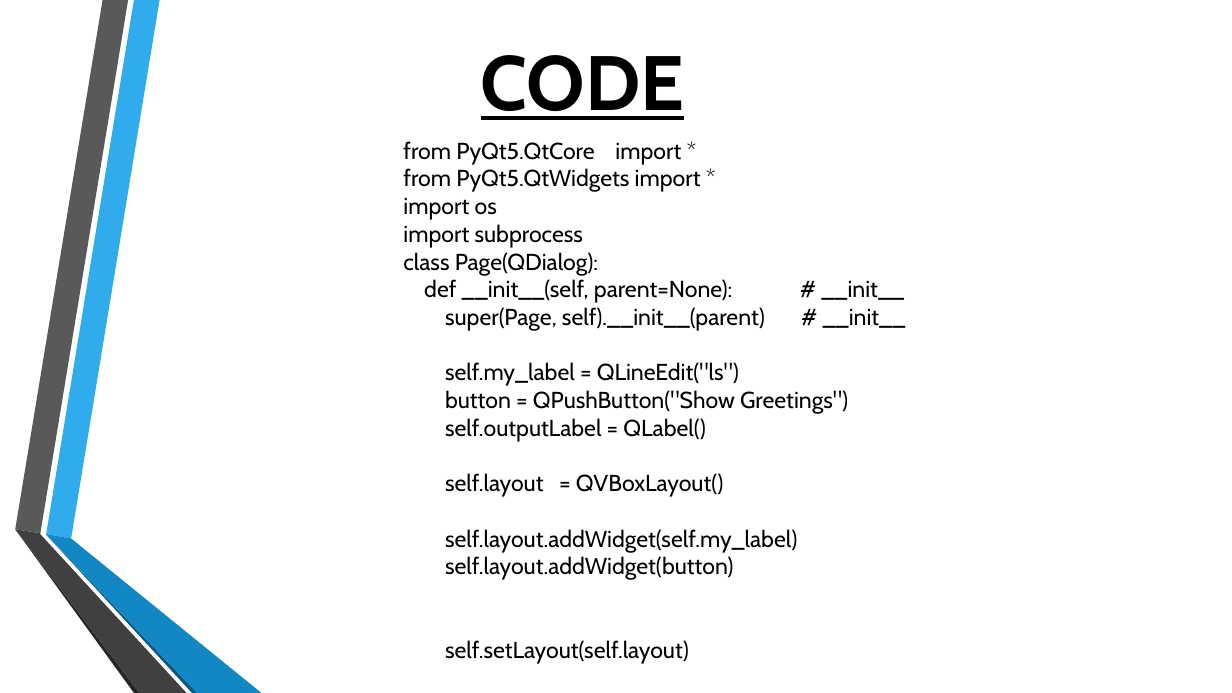
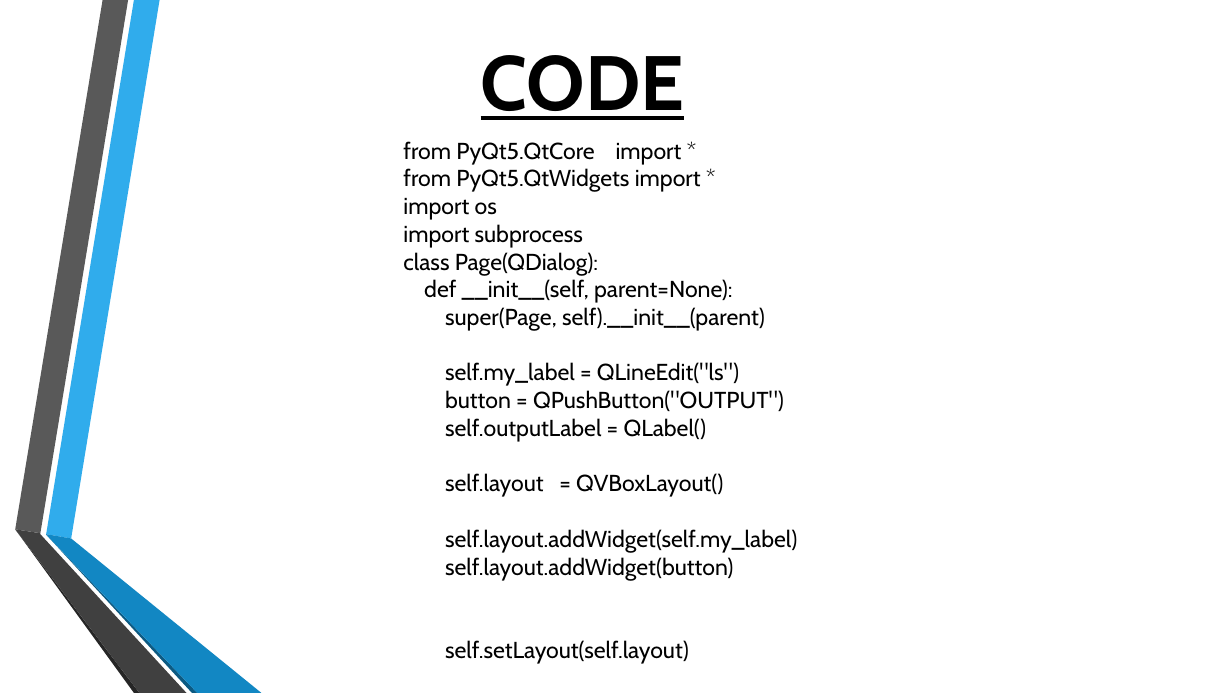
Before and after one commit to honeymariam/FOSS-Project-, a slide deck: slide 5 of FOSS assignment.pptx. Drawn at 1232x693 pixels with LibreOffice and Linux fonts; fonts in the diff are those of the drawing; background and template pictures are left out. Boxes give left, top, right and bottom in pixels: in the first picture for what was removed or moved away, otherwise in the second. Text is boxed around its words. In the diff, an @@ line names an element or a change of style, - is before the commit and + after.

```diff
--- a/FOSS assignment.pptx
+++ b/FOSS assignment.pptx
@@ text at <box>424,279,765,331</box>: text changed @@
-def __init__(self, parent=None): # __init__
-super(Page, self).__init__(parent) # __init__
+def __init__(self, parent=None):
+super(Page, self).__init__(parent)
@@ text at <box>445,390,784,411</box>: text changed @@
-button = QPushButton("Show Greetings")
+button = QPushButton("OUTPUT")
```
Also in this commit, not shown: 2 other slides changed, 1 slide added, 1 slide removed, 1 other file.
